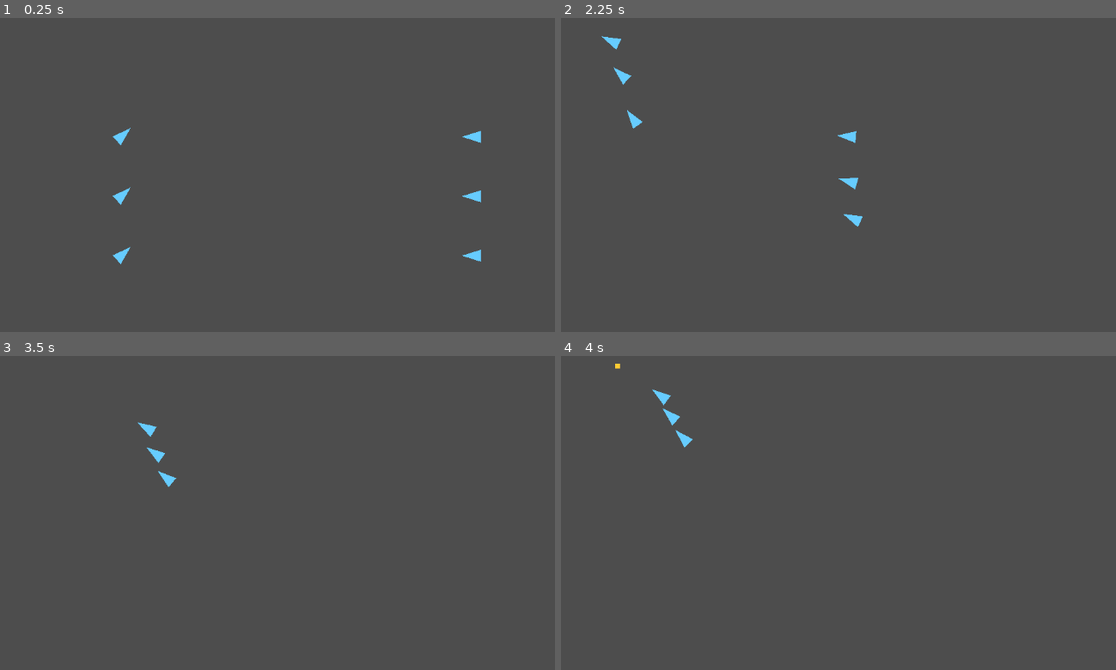
Above: before the commit, frames 1-4 (two rows, left to right).
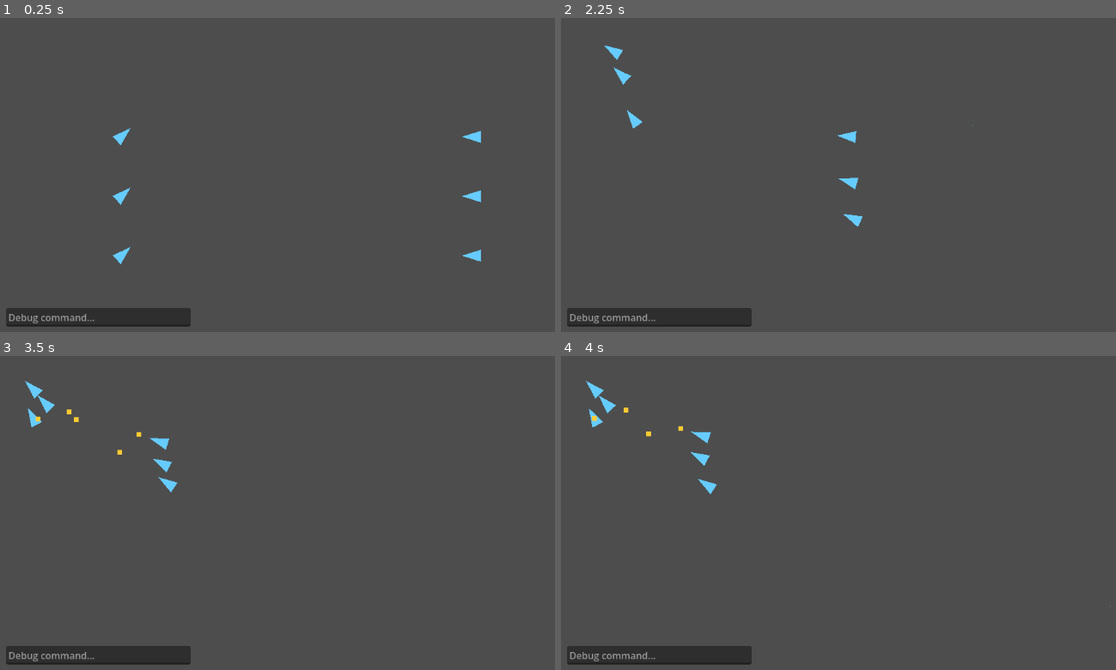
Above: after the commit, the same moments.

Repository: darthlemi/SpaceGame
Game: Godot game, scene res://scenes/combat/combat_scene.tscn
Same seed, same stepped clock (60 frames per second), same inputs: the game is played once before the commit and once after it.
Inputs (mouse positions are in pixels of both pictures, inside the frame that each line leads up to):
- Up to frame 1 (0.25 s): no input
- Up to frame 2 (2.25 s): move the mouse to (1054, 190) at 0.52 s; hold 4 (formation_box) 0.53-1.25 s; click (1054, 190) at 0.67 s; drag from (766, 228) to (871, 288) at 1.27 s; move the mouse to (971, 124) at 2.02 s; hold 2 (formation_line) from 2.03 s (still down); click (971, 124) at 2.17 s
- Up to frame 3 (3.5 s): release 2 (formation_line) at 2.75 s; drag from (310, 626) to (138, 491) at 2.77 s
- Up to frame 4 (4 s): move the mouse to (1110, 607) at 3.52 s; hold 3 (formation_wedge) from 3.53 s (still down); click (1110, 607) at 3.67 s

The runs differ from the first frame. In frame 1, 1.9% of the frame differs, in the area x 1-35%, y 92-99%; in frame 2, 2.0%; in frame 3, 2.5%; in frame 4, 2.6%, in the area x 1-100%, y 2-99%.
Error before the commit: Trying to assign an array of type "Array" to a variable of type "Array[Ship]". (res://scripts/controllers/fleet_commander.gd:49)
Error after the commit: Trying to assign an array of type "Array" to a variable of type "Array[Ship]". (res://scripts/controllers/fleet_commander.gd:53)

Commit message:
Address fleet-battle playtest feedback: console, feel, bounds, UX
- FleetCommander redraws selection rings every frame so they track
  moving ships instead of only on click/drag events.
- Add an always-on debug console (AddFriend/AddEnemy/GodMode/KillAll)
  with autocomplete, wired into CombatScene; Hull gains an
  invulnerable flag for GodMode.
- ShipEngine.steer_toward now brakes within its natural stopping
  distance instead of driving at max speed until a hard snap-stop,
  cutting move-to overshoot and abrupt halts.
- Bound the arena with static walls sized to fit the default viewport
  so retreating/fleeing ships stay on screen instead of running off
  into the void.
- Tighten FleetCommander's click-to-attack radius (40px -> 24px) so a
  move-order click near a dogfight isn't mistaken for an attack click.
- CombatScene no longer pauses the tree on Victory/Defeat, and Esc now
  quits, so formations/combat can keep being tested after a wipe.

Diff:
--- a/scenes/combat/combat_scene.tscn
+++ b/scenes/combat/combat_scene.tscn
@@ -1,7 +1,14 @@
-[gd_scene load_steps=3 format=3]
+[gd_scene load_steps=6 format=3]
 
 [ext_resource type="Script" path="res://scripts/combat/combat_scene.gd" id="1"]
 [ext_resource type="Script" path="res://scripts/controllers/fleet_commander.gd" id="2"]
+[ext_resource type="PackedScene" path="res://scenes/ui/debug_console.tscn" id="3"]
+
+[sub_resource type="RectangleShape2D" id="RectangleShape2D_horizontal"]
+size = Vector2(1160, 50)
+
+[sub_resource type="RectangleShape2D" id="RectangleShape2D_vertical"]
+size = Vector2(50, 660)
 
 [node name="CombatScene" type="Node2D"]
 script = ExtResource("1")
@@ -17,3 +24,31 @@
 theme_override_font_sizes/font_size = 48
 text = ""
 visible = false
+
+[node name="DebugConsole" parent="." instance=ExtResource("3")]
+
+[node name="Bounds" type="Node2D" parent="."]
+
+[node name="TopWall" type="StaticBody2D" parent="Bounds"]
+position = Vector2(570, 15)
+
+[node name="CollisionShape2D" type="CollisionShape2D" parent="Bounds/TopWall"]
+shape = SubResource("RectangleShape2D_horizontal")
+
+[node name="BottomWall" type="StaticBody2D" parent="Bounds"]
+position = Vector2(570, 625)
+
+[node name="CollisionShape2D" type="CollisionShape2D" parent="Bounds/BottomWall"]
+shape = SubResource("RectangleShape2D_horizontal")
+
+[node name="LeftWall" type="StaticBody2D" parent="Bounds"]
+position = Vector2(15, 320)
+
+[node name="CollisionShape2D" type="CollisionShape2D" parent="Bounds/LeftWall"]
+shape = SubResource("RectangleShape2D_vertical")
+
+[node name="RightWall" type="StaticBody2D" parent="Bounds"]
+position = Vector2(1125, 320)
+
+[node name="CollisionShape2D" type="CollisionShape2D" parent="Bounds/RightWall"]
+shape = SubResource("RectangleShape2D_vertical")
--- /dev/null
+++ b/scenes/ui/debug_console.tscn
@@ -0,0 +1,31 @@
+[gd_scene load_steps=2 format=3]
+
+[ext_resource type="Script" path="res://scripts/ui/debug_console.gd" id="1"]
+
+[node name="DebugConsole" type="CanvasLayer"]
+
+[node name="Panel" type="Control" parent="."]
+anchor_left = 0.0
+anchor_top = 1.0
+anchor_right = 0.0
+anchor_bottom = 1.0
+offset_left = 10.0
+offset_top = -160.0
+offset_right = 320.0
+offset_bottom = -10.0
+mouse_filter = 2
+script = ExtResource("1")
+
+[node name="VBoxContainer" type="VBoxContainer" parent="Panel"]
+layout_mode = 1
+anchor_right = 1.0
+anchor_bottom = 1.0
+
+[node name="Suggestions" type="ItemList" parent="Panel/VBoxContainer"]
+layout_mode = 2
+custom_minimum_size = Vector2(0, 100)
+visible = false
+
+[node name="CommandInput" type="LineEdit" parent="Panel/VBoxContainer"]
+layout_mode = 2
+placeholder_text = "Debug command..."
--- a/scripts/combat/combat_scene.gd
+++ b/scripts/combat/combat_scene.gd
@@ -9,6 +9,7 @@
 
 @onready var fleet_commander: FleetCommander = $FleetCommander
 @onready var result_label: Label = $ResultLabel
+@onready var debug_console: Control = $DebugConsole/Panel
 
 var player_ships: Array[Ship] = []
 var enemy_ships: Array[Ship] = []
@@ -29,11 +30,10 @@
 		ship.hull.destroyed.connect(_on_ship_destroyed.bind(PLAYER_GROUP))
 	for ship in enemy_ships:
 		ship.hull.destroyed.connect(_on_ship_destroyed.bind(ENEMY_GROUP))
-		var ai := AIController.new()
-		ship.add_child(ai)
-		ai.setup(ship, PLAYER_GROUP)
+		_wire_ai(ship)
 
 	fleet_commander.setup(player_ships, ENEMY_GROUP)
+	debug_console.command_entered.connect(_on_debug_command)
 
 func _spawn_fleet(points: Array[Vector2], own_group: StringName, opposing_group: StringName, facing_rotation: float) -> Array[Ship]:
 	var spawned: Array[Ship] = []
@@ -46,6 +46,58 @@
 		ship.add_to_group(own_group)
 		spawned.append(ship)
 	return spawned
+
+func _wire_ai(ship: Ship) -> void:
+	var ai := AIController.new()
+	ship.add_child(ai)
+	ai.setup(ship, PLAYER_GROUP)
+
+func _on_debug_command(command: String) -> void:
+	match command:
+		"AddFriend":
+			await _spawn_extra_ship(PLAYER_GROUP, ENEMY_GROUP, 0.0, player_ships)
+		"AddEnemy":
+			await _spawn_extra_ship(ENEMY_GROUP, PLAYER_GROUP, PI, enemy_ships)
+		"GodMode":
+			_toggle_god_mode()
+		"KillAll":
+			_kill_all_enemies()
+
+func _spawn_extra_ship(own_group: StringName, opposing_group: StringName, facing_rotation: float, fleet: Array[Ship]) -> void:
+	var spawn_base := _fleet_centroid(fleet)
+	var ship: Ship = ShipScene.instantiate()
+	add_child(ship)
+	ship.global_position = spawn_base + Vector2(randf_range(-60.0, 60.0), randf_range(-60.0, 60.0))
+	ship.rotation = facing_rotation
+	ship.enemy_group = opposing_group
+	ship.add_to_group(own_group)
+
+	await get_tree().process_frame
+
+	ship.hull.destroyed.connect(_on_ship_destroyed.bind(own_group))
+	fleet.append(ship)
+	if own_group == ENEMY_GROUP:
+		_wire_ai(ship)
+
+func _fleet_centroid(fleet: Array[Ship]) -> Vector2:
+	var sum := Vector2.ZERO
+	var count := 0
+	for ship in fleet:
+		if is_instance_valid(ship):
+			sum += ship.global_position
+			count += 1
+	return sum / count if count > 0 else Vector2(500, 300)
+
+func _toggle_god_mode() -> void:
+	for ship in fleet_commander.selected_ships:
+		if is_instance_valid(ship):
+			ship.hull.invulnerable = not ship.hull.invulnerable
+
+func _kill_all_enemies() -> void:
+	for ship in enemy_ships.duplicate():
+		if is_instance_valid(ship):
+			ship.hull.invulnerable = false
+			ship.hull.apply_damage(ship.hull.max_hp)
 
 func _on_ship_destroyed(dying_group: StringName) -> void:
 	if _resolved:
@@ -61,4 +113,7 @@
 	_resolved = true
 	result_label.text = text
 	result_label.visible = true
-	get_tree().paused = true
+
+func _unhandled_input(event: InputEvent) -> void:
+	if event.is_action_pressed("ui_cancel"):
+		get_tree().quit()
--- a/scripts/controllers/fleet_commander.gd
+++ b/scripts/controllers/fleet_commander.gd
@@ -2,7 +2,7 @@
 extends Node2D
 
 @export var select_radius: float = 24.0
-@export var click_target_radius: float = 40.0
+@export var click_target_radius: float = 24.0
 @export var drag_threshold: float = 6.0
 
 @export var formation_spacing: float = 60.0
@@ -19,6 +19,10 @@
 func setup(p_ships: Array[Ship], p_enemy_group: StringName) -> void:
 	ships = p_ships
 	enemy_group = p_enemy_group
+
+func _process(_delta: float) -> void:
+	if not selected_ships.is_empty() or _dragging:
+		queue_redraw()
 
 func _unhandled_input(event: InputEvent) -> void:
 	if event.is_action_pressed("formation_none"):
--- a/scripts/ship/hull.gd
+++ b/scripts/ship/hull.gd
@@ -6,12 +6,13 @@
 
 @export var max_hp: float = 100.0
 var current_hp: float
+var invulnerable: bool = false
 
 func _ready() -> void:
 	current_hp = max_hp
 
 func apply_damage(amount: float) -> void:
-	if current_hp <= 0.0:
+	if invulnerable or current_hp <= 0.0:
 		return
 	current_hp = max(0.0, current_hp - amount)
 	damaged.emit(amount, current_hp)
--- a/scripts/ship/ship_engine.gd
+++ b/scripts/ship/ship_engine.gd
@@ -7,16 +7,24 @@
 
 var velocity: Vector2 = Vector2.ZERO
 
-func steer_toward(current_pos: Vector2, current_rotation: float, target_pos: Vector2, delta: float) -> Dictionary:
+func steer_toward(current_pos: Vector2, current_rotation: float, target_pos: Vector2, delta: float, slow_radius: float = -1.0) -> Dictionary:
 	var to_target := target_pos - current_pos
-	if to_target.length() < 1.0:
+	var distance := to_target.length()
+	if distance < 1.0:
 		velocity = velocity.move_toward(Vector2.ZERO, acceleration * delta)
 		return {"rotation": current_rotation, "velocity": velocity}
 	var desired_angle := to_target.angle()
 	var new_rotation := rotate_toward_angle(current_rotation, desired_angle, turn_rate * delta)
 	var forward := Vector2.RIGHT.rotated(new_rotation)
-	velocity = velocity.move_toward(forward * max_speed, acceleration * delta)
+	var effective_slow_radius := slow_radius if slow_radius >= 0.0 else stopping_distance()
+	var desired_speed := max_speed
+	if effective_slow_radius > 0.0 and distance < effective_slow_radius:
+		desired_speed = max_speed * (distance / effective_slow_radius)
+	velocity = velocity.move_toward(forward * desired_speed, acceleration * delta)
 	return {"rotation": new_rotation, "velocity": velocity}
+
+func stopping_distance() -> float:
+	return (max_speed * max_speed) / (2.0 * acceleration) if acceleration > 0.0 else 0.0
 
 static func rotate_toward_angle(current: float, target: float, max_delta: float) -> float:
 	var diff := wrapf(target - current, -PI, PI)
--- /dev/null
+++ b/scripts/ui/debug_console.gd
@@ -0,0 +1,53 @@
+class_name DebugConsole
+extends Control
+
+signal command_entered(command: String)
+
+const COMMANDS: Array[String] = ["AddFriend", "AddEnemy", "GodMode", "KillAll"]
+
+@onready var input: LineEdit = $VBoxContainer/CommandInput
+@onready var suggestions: ItemList = $VBoxContainer/Suggestions
+
+func _ready() -> void:
+	suggestions.visible = false
+	input.text_changed.connect(_on_text_changed)
+	input.text_submitted.connect(_on_text_submitted)
+	suggestions.item_selected.connect(_on_suggestion_selected)
+
+func _on_text_changed(new_text: String) -> void:
+	suggestions.clear()
+	var matches := matching_commands(new_text, COMMANDS)
+	for m in matches:
+		suggestions.add_item(m)
+	suggestions.visible = not matches.is_empty()
+
+func _on_suggestion_selected(index: int) -> void:
+	input.text = suggestions.get_item_text(index)
+	input.caret_column = input.text.length()
+	suggestions.visible = false
+	input.grab_focus()
+
+func _on_text_submitted(text: String) -> void:
+	suggestions.visible = false
+	input.text = ""
+	var matched := resolve_command(text, COMMANDS)
+	if matched != "":
+		command_entered.emit(matched)
+
+static func matching_commands(prefix: String, commands: Array[String]) -> Array[String]:
+	var trimmed := prefix.strip_edges()
+	if trimmed.is_empty():
+		return []
+	var lower_prefix := trimmed.to_lower()
+	var result: Array[String] = []
+	for c in commands:
+		if c.to_lower().begins_with(lower_prefix):
+			result.append(c)
+	return result
+
+static func resolve_command(text: String, commands: Array[String]) -> String:
+	var trimmed := text.strip_edges()
+	for c in commands:
+		if c.to_lower() == trimmed.to_lower():
+			return c
+	return ""
--- a/tests/run_tests.gd
+++ b/tests/run_tests.gd
@@ -14,6 +14,7 @@
 		preload("res://tests/test_ai_controller_state.gd"),
 		preload("res://tests/test_formation.gd"),
 		preload("res://tests/test_fleet_commander.gd"),
+		preload("res://tests/test_debug_console.gd"),
 	]
 	var total_failures := 0
 	for script in test_scripts:
--- a/tests/test_combat_scene.gd
+++ b/tests/test_combat_scene.gd
@@ -64,7 +64,5 @@
 
 	if is_instance_valid(defeat_scene) and not defeat_scene.is_queued_for_deletion():
 		defeat_scene.queue_free()
-	# Tree-pause from the Defeat result would otherwise freeze later tests' process_frame loop.
-	tree.paused = false
 
 	return failures
--- /dev/null
+++ b/tests/test_debug_console.gd
@@ -0,0 +1,35 @@
+extends RefCounted
+
+const DebugConsole = preload("res://scripts/ui/debug_console.gd")
+
+static func run() -> Array[String]:
+	var failures: Array[String] = []
+	_check_matching_commands(failures)
+	_check_resolve_command(failures)
+	return failures
+
+static func _check_matching_commands(failures: Array[String]) -> void:
+	var commands: Array[String] = ["AddFriend", "AddEnemy", "GodMode", "KillAll"]
+
+	var matches := DebugConsole.matching_commands("add", commands)
+	if matches != ["AddFriend", "AddEnemy"]:
+		failures.append("matching_commands: expected case-insensitive prefix match for 'add', got %s" % [matches])
+
+	var empty_matches := DebugConsole.matching_commands("", commands)
+	if not empty_matches.is_empty():
+		failures.append("matching_commands: expected no suggestions for empty input, got %s" % [empty_matches])
+
+	var no_matches := DebugConsole.matching_commands("zzz", commands)
+	if not no_matches.is_empty():
+		failures.append("matching_commands: expected no suggestions for unmatched prefix, got %s" % [no_matches])
+
+static func _check_resolve_command(failures: Array[String]) -> void:
+	var commands: Array[String] = ["AddFriend", "AddEnemy", "GodMode", "KillAll"]
+
+	var resolved := DebugConsole.resolve_command("godmode", commands)
+	if resolved != "GodMode":
+		failures.append("resolve_command: expected case-insensitive exact match to 'GodMode', got '%s'" % resolved)
+
+	var unresolved := DebugConsole.resolve_command("god", commands)
+	if unresolved != "":
+		failures.append("resolve_command: expected empty string for a partial (non-exact) match, got '%s'" % unresolved)
Not shown, added: scripts/ui/debug_console.gd.uid
Not shown, added: tests/test_debug_console.gd.uid
